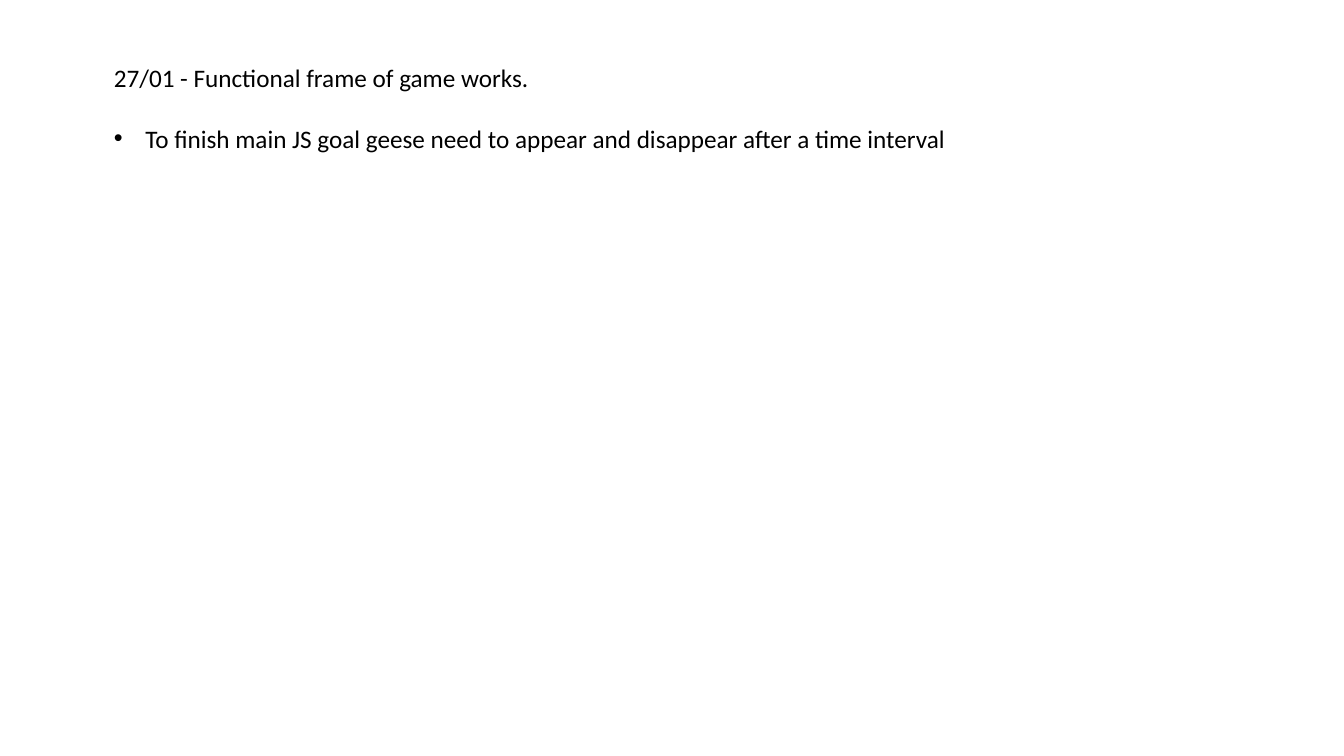
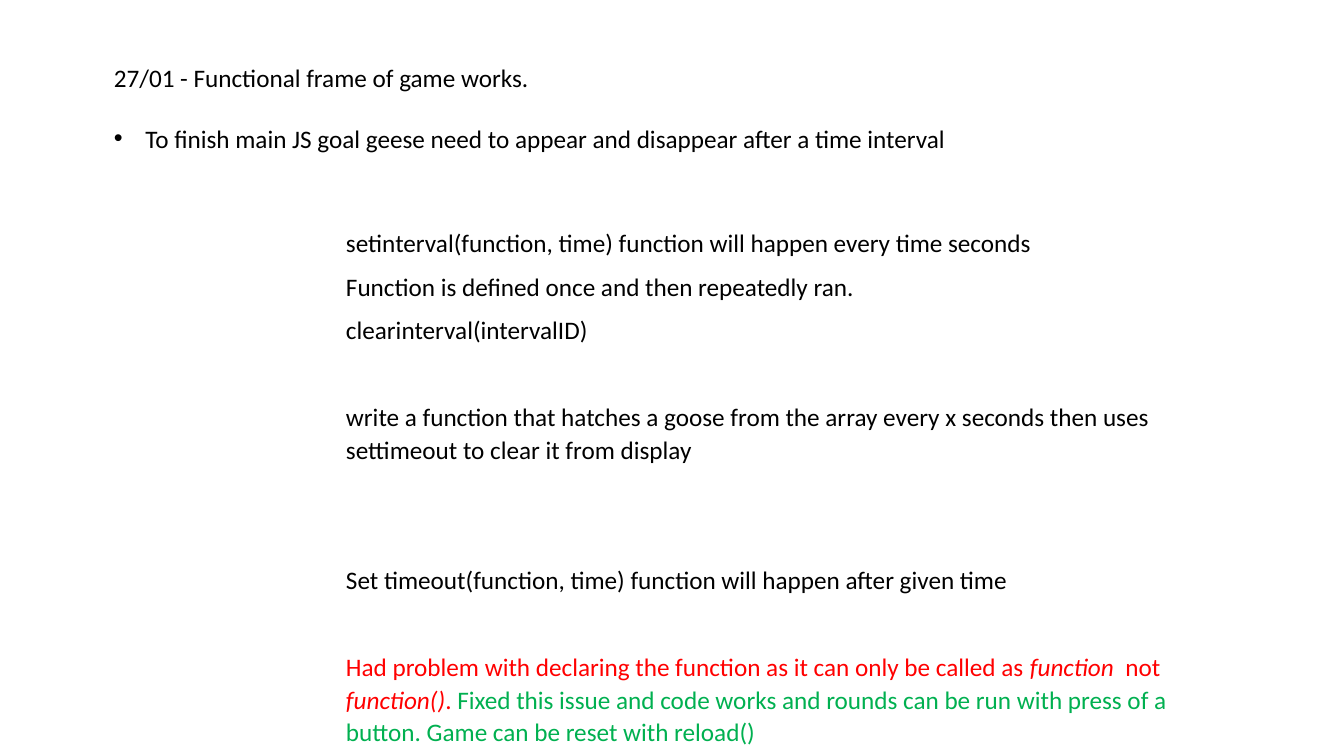
Before and after one commit to TristanPere/Goose-Feed-Game, a slide deck: slide 6 of Goose-Feed-Game.pptx. Drawn at 1344x756 pixels with LibreOffice and Linux fonts; fonts in the diff are those of the drawing. Boxes give left, top, right and bottom in pixels: in the first picture for what was removed or moved away, otherwise in the second. Text is boxed around its words. In the diff, an @@ line names an element or a change of style, - is before the commit and + after.

```diff
--- a/Goose-Feed-Game.pptx
+++ b/Goose-Feed-Game.pptx
@@ text added at [346,233,1166,745], 18 pt, text #000000 @@
+setinterval(function, time) function will happen every time seconds
+Function is defined once and then repeatedly ran.
+clearinterval(intervalID)
+write a function that hatches a goose from the array every x seconds then uses settimeout to clear it from display
+Set timeout(function, time) function will happen after given time
+Had problem with declaring the function as it can only be called as function not function(). Fixed this issue and code works and rounds can be run with press of a button. Game can be reset with reload()
```
Also in this commit, not shown: 2 other slides changed, 3 slides added.
